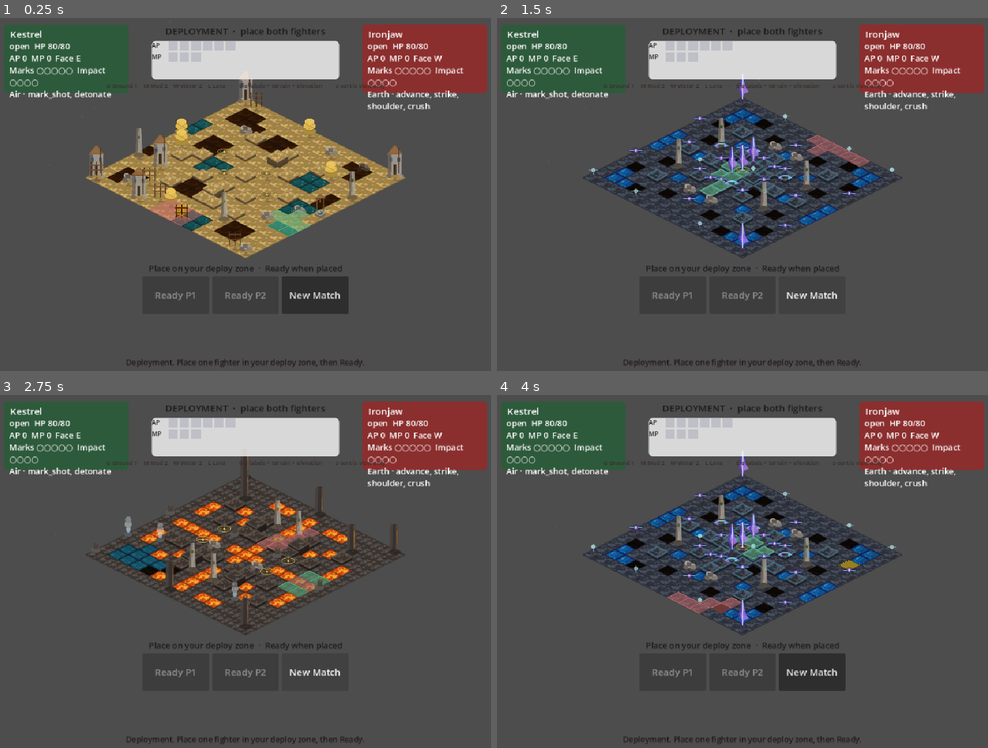
Above: before the commit, frames 1-4 (two rows, left to right).
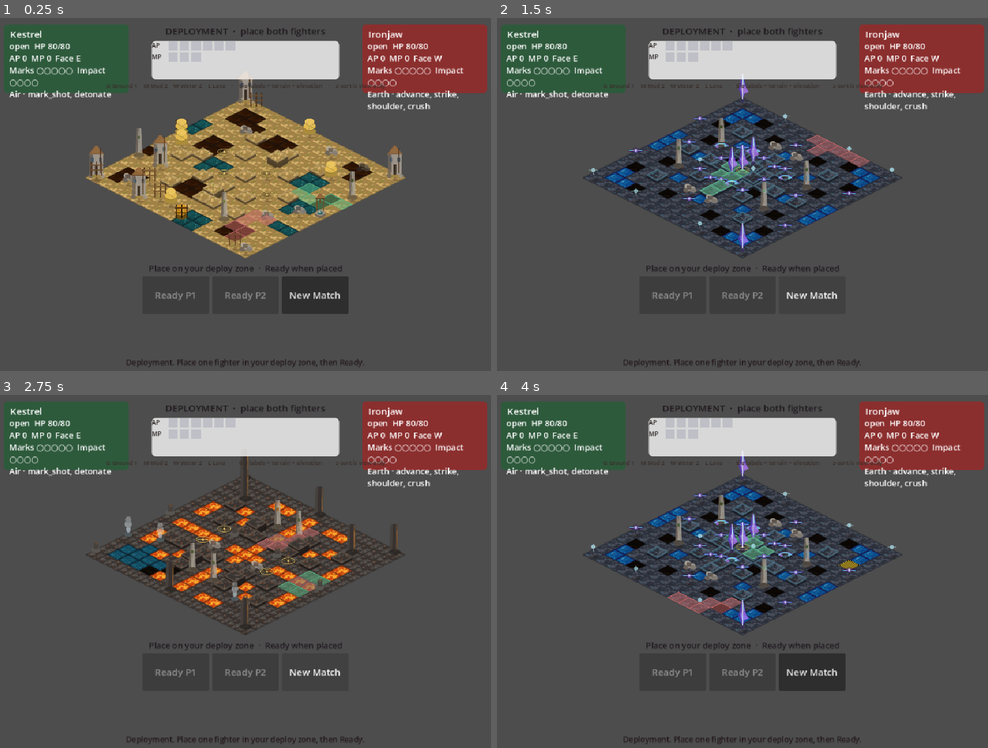
Above: after the commit, the same moments.

Repository: maurogp12/stasiumxii
Game: Godot game, scene res://main.tscn
Two runs of this game, one before a commit and one after it. Both use one fixed random seed, a clock stepped at 60 frames per second and the inputs below. This scene is started directly instead of the project's main scene.
Inputs (mouse positions are in pixels of both pictures, inside the frame that each line leads up to):
- Up to frame 1 (0.25 s): no input
- Up to frame 2 (1.5 s): click "New Match" at 0.5 s; click "New Match" at 1.25 s
- Up to frame 3 (2.75 s): click "New Match" at 2 s
- Up to frame 4 (4 s): tap Enter (ui_accept) at 2.75, 3.02, 3.5 s; move the mouse to (850, 564) at 2.77 s; click (850, 564) at 2.92 s; drag from (644, 603) to (717, 656) at 3.52 s

The runs differ from the first frame. In frame 1, 1.3% of the frame differs, in the area x 30-72%, y 46-64%; in frame 2, less than 0.1%; in frame 3, less than 0.1%; in frame 4, less than 0.1%.

Commit message:
[mobile] Keep board chrome under the combat read
Water and mud only dip below the painted texel, overlay fills swing by 8 points of opacity, and dust stays in the side apron under pawns. Hover rims stay a hard 1px core. No corner dimming, and hit flash plus the reject toast are untouched.

Co-authored-by: maurogp12 <maurogp12@users.noreply.github.com>

Diff:
--- a/board/board_ambient.gd
+++ b/board/board_ambient.gd
@@ -2,17 +2,18 @@
 extends Node
 
 ## View-only board chrome. CombatSim never reads this file.
-## Water/mud shimmer, highlight breathe, apron dust, and a few prop pulses.
+## Seat, facing, wind, and AP/MP stay the first read. This layer stays quieter.
 ## cell_to_local and elevation stay in BoardVisualSort.
 
-const SHIMMER_PERIOD := 2.8
-const SHIMMER_AMPLITUDE_WATER := 0.045
-const SHIMMER_AMPLITUDE_MUD := 0.028
-const SHIMMER_UV_WATER := 0.004
-const SHIMMER_UV_MUD := 0.0022
-
-const OVERLAY_ALPHA_MIN := 0.42
-const OVERLAY_ALPHA_MAX := 0.58
+const SHIMMER_PERIOD := 4.2
+const SHIMMER_AMPLITUDE_WATER := 0.03
+const SHIMMER_AMPLITUDE_MUD := 0.018
+const SHIMMER_UV_WATER := 0.0015
+const SHIMMER_UV_MUD := 0.001
+
+## Centered on the 0.5 fill. The full swing is 8 points of opacity, not more.
+const OVERLAY_ALPHA_MIN := 0.46
+const OVERLAY_ALPHA_MAX := 0.54
 const OVERLAY_PERIOD := 1.5
 
 const CRISP_OUTLINE_PX := 2.0
@@ -22,16 +23,24 @@
 ## Tree order breaks same-z ties, so the overlap does not flicker.
 const SEAM_BLEED_PX := 1.0
 
-const MOTE_AMOUNT := 10
-const MOTE_LIFETIME := 8.0
-## Above ship-map pawns (tile z + unit bias) and under Shade (640) and numbers (900).
-const MOTE_Z := 400
-const APRON_PX := 48.0
-const MOTE_ALPHA := 0.22
+## Two side strips, three specks each. They never cover the diamond.
+const MOTE_PER_STRIP := 3
+const MOTE_AMOUNT := 6
+const MOTE_LIFETIME := 7.0
+## Under every tile and pawn, so a stray speck cannot cover a silhouette or a floater.
+const MOTE_Z := -4
+const APRON_PX := 40.0
+const APRON_BAND := 16.0
+## Pull the strips in from the north and south tips, clear of the top bar and the bottom toast.
+const APRON_V_INSET := 64.0
+const MOTE_SPREAD_DEG := 6.0
+const MOTE_SPEED_MAX := 3.0
+const MOTE_ALPHA := 0.14
 
 const PROP_PERIOD := 1.7
 const PROP_SCALE_AMP := 0.02
-const PROP_GAIN_AMP := 0.035
+## Dim only. A crest above the paint reads as a glint.
+const PROP_GAIN_AMP := 0.02
 
 const AMBIENT_PROPS: Array[String] = ["waterfall", "steam_vent", "spark", "crystal"]
 
@@ -41,7 +50,7 @@
 static var _mote_tex: Texture2D
 
 var _board: Node
-var _motes: CPUParticles2D
+var _strips: Array[CPUParticles2D] = []
 var _time: float = 0.0
 var _reduced: bool = false
 
@@ -78,9 +87,11 @@
 	return SHIMMER_UV_WATER
 
 
+## Crest is 1.0 (the painted texel). The trough is 1.0 - amplitude. Never brighter.
 static func shimmer_gain(time_sec: float, phase: float, terrain: String) -> float:
 	var amp := shimmer_amplitude(terrain)
-	return 1.0 + sin(TAU * time_sec / SHIMMER_PERIOD + phase) * amp
+	var wave := sin(TAU * time_sec / SHIMMER_PERIOD + phase)
+	return 1.0 - amp * (0.5 - 0.5 * wave)
 
 
 static func overlay_breathes(kind: String, selected: bool) -> bool:
@@ -101,8 +112,36 @@
 	return 1.0 + sin(TAU * time_sec / PROP_PERIOD + phase) * PROP_SCALE_AMP
 
 
+## Crest is the painted prop. The pulse only dips, so it cannot flash.
 static func prop_gain(time_sec: float, phase: float) -> float:
-	return 1.0 + sin(TAU * time_sec / PROP_PERIOD + phase) * PROP_GAIN_AMP
+	var wave := sin(TAU * time_sec / PROP_PERIOD + phase)
+	return 1.0 - PROP_GAIN_AMP * (0.5 - 0.5 * wave)
+
+
+static func diamond_bounds(size: int) -> Rect2:
+	var n := maxi(size, 1)
+	var half_w := 32.0
+	var half_h := 16.0
+	var min_x := float(0 - (n - 1)) * 32.0 - half_w
+	var max_x := float(n - 1) * 32.0 + half_w
+	var min_y := -half_h
+	var max_y := float((n - 1) + (n - 1)) * 16.0 + half_h
+	return Rect2(min_x, min_y, max_x - min_x, max_y - min_y)
+
+
+## True when a side strip sits fully outside the diamond and short of its north/south tips.
+static func strip_clears_playfield(center: Vector2, extents: Vector2, bounds: Rect2, outward_x: float) -> bool:
+	var rect := Rect2(center - extents, extents * 2.0)
+	if outward_x < 0.0:
+		if rect.end.x > bounds.position.x:
+			return false
+	elif rect.position.x < bounds.end.x:
+		return false
+	if rect.position.y <= bounds.position.y:
+		return false
+	if rect.end.y >= bounds.end.y:
+		return false
+	return true
 
 
 static func shimmer_shader() -> Shader:
@@ -137,20 +176,20 @@
 
 func fit_to_size(size: int) -> void:
 	_reduced = motion_reduced()
-	var n := maxi(size, 1)
-	var half_w := 32.0
-	var half_h := 16.0
-	var min_x := float(0 - (n - 1)) * 32.0 - half_w
-	var max_x := float(n - 1) * 32.0 + half_w
-	var min_y := -half_h
-	var max_y := float((n - 1) + (n - 1)) * 16.0 + half_h
-	var center := Vector2((min_x + max_x) * 0.5, (min_y + max_y) * 0.5)
 	_ensure_motes()
-	_motes.position = center
-	_motes.emission_rect_extents = Vector2(
-		(max_x - min_x) * 0.5 + APRON_PX,
-		(max_y - min_y) * 0.5 + APRON_PX
-	)
+	var bounds := diamond_bounds(size)
+	var gap := (APRON_PX - APRON_BAND) * 0.5
+	var half_band := APRON_BAND * 0.5
+	var y_half := maxf(bounds.size.y * 0.5 - APRON_V_INSET, 8.0)
+	var mid := bounds.get_center()
+	var left := _strips[0]
+	left.position = Vector2(bounds.position.x - gap - half_band, mid.y)
+	left.emission_rect_extents = Vector2(half_band, y_half)
+	left.direction = Vector2(-1, 0)
+	var right := _strips[1]
+	right.position = Vector2(bounds.end.x + gap + half_band, mid.y)
+	right.emission_rect_extents = Vector2(half_band, y_half)
+	right.direction = Vector2(1, 0)
 	_sync_mote_emission(_reduced)
 
 
@@ -170,34 +209,44 @@
 
 
 func _ensure_motes() -> void:
-	if _motes != null and is_instance_valid(_motes):
-		return
-	_motes = CPUParticles2D.new()
-	_motes.name = "Motes"
-	_motes.z_as_relative = false
-	_motes.z_index = MOTE_Z
-	_motes.amount = MOTE_AMOUNT
-	_motes.lifetime = MOTE_LIFETIME
-	_motes.preprocess = MOTE_LIFETIME
-	_motes.one_shot = false
-	_motes.explosiveness = 0.0
-	_motes.randomness = 0.4
-	_motes.emission_shape = CPUParticles2D.EMISSION_SHAPE_RECTANGLE
-	_motes.emission_rect_extents = Vector2(480, 280)
-	_motes.direction = Vector2(0.2, -1.0)
-	_motes.spread = 40.0
-	_motes.gravity = Vector2(1.5, -3.0)
-	_motes.initial_velocity_min = 3.0
-	_motes.initial_velocity_max = 8.0
-	_motes.scale_amount_min = 1.2
-	_motes.scale_amount_max = 2.2
-	_motes.local_coords = true
-	_motes.texture = mote_texture()
-	_motes.texture_filter = CanvasItem.TEXTURE_FILTER_LINEAR
-	_motes.color = Color(0.97, 0.93, 0.86, 1.0)
-	_motes.color_ramp = _mote_ramp()
-	_motes.emitting = false
-	add_child(_motes)
+	if _strips.size() == 2 and is_instance_valid(_strips[0]):
+		return
+	_strips.clear()
+	var root := Node2D.new()
+	root.name = "Motes"
+	add_child(root)
+	_strips.append(_make_strip(root, "Left"))
+	_strips.append(_make_strip(root, "Right"))
+
+
+func _make_strip(parent: Node, strip_name: String) -> CPUParticles2D:
+	var motes := CPUParticles2D.new()
+	motes.name = strip_name
+	motes.z_as_relative = false
+	motes.z_index = MOTE_Z
+	motes.amount = MOTE_PER_STRIP
+	motes.lifetime = MOTE_LIFETIME
+	motes.preprocess = MOTE_LIFETIME
+	motes.one_shot = false
+	motes.explosiveness = 0.0
+	motes.randomness = 0.25
+	motes.emission_shape = CPUParticles2D.EMISSION_SHAPE_RECTANGLE
+	motes.emission_rect_extents = Vector2(8, 24)
+	motes.direction = Vector2(-1, 0)
+	motes.spread = MOTE_SPREAD_DEG
+	motes.gravity = Vector2.ZERO
+	motes.initial_velocity_min = 1.0
+	motes.initial_velocity_max = MOTE_SPEED_MAX
+	motes.scale_amount_min = 1.0
+	motes.scale_amount_max = 1.6
+	motes.local_coords = true
+	motes.texture = mote_texture()
+	motes.texture_filter = CanvasItem.TEXTURE_FILTER_LINEAR
+	motes.color = Color(0.86, 0.82, 0.74, 1.0)
+	motes.color_ramp = _mote_ramp()
+	motes.emitting = false
+	parent.add_child(motes)
+	return motes
 
 
 func _mote_ramp() -> Gradient:
@@ -211,13 +260,14 @@
 
 func _sync_mote_emission(reduced: bool) -> void:
 	_ensure_motes()
-	if reduced:
-		_motes.emitting = false
-		return
-	if _motes.emitting:
-		return
-	_motes.emitting = true
-	_motes.restart()
+	for motes in _strips:
+		if reduced:
+			motes.emitting = false
+			continue
+		if motes.emitting:
+			continue
+		motes.emitting = true
+		motes.restart()
 
 
 func _tick_tiles(time_sec: float) -> void:
--- a/board/board_shimmer.gdshader
+++ b/board/board_shimmer.gdshader
@@ -1,19 +1,19 @@
 shader_type canvas_item;
 
-// Slow brightness + sub-pixel UV drift for water and mud floors.
-// Amplitude stays small so the diamond stays readable.
+// Slow mid-value drift for water and mud. The crest is the painted texel.
+// Nothing is added on top, so the floor cannot throw a hit-flash highlight.
 
-uniform float amplitude : hint_range(0.0, 0.12) = 0.045;
-uniform float uv_amp : hint_range(0.0, 0.02) = 0.004;
-uniform float speed : hint_range(0.2, 4.0) = 2.24;
+uniform float amplitude : hint_range(0.0, 0.08) = 0.03;
+uniform float uv_amp : hint_range(0.0, 0.02) = 0.0015;
+uniform float speed : hint_range(0.2, 4.0) = 1.5;
 uniform float phase = 0.0;
 
 void fragment() {
 	float t = TIME * speed + phase;
-	vec2 uv = UV;
-	uv.x += sin(t + UV.y * 10.0) * uv_amp;
-	uv.y += cos(t * 0.8 + UV.x * 8.0) * (uv_amp * 0.65);
+	vec2 uv = UV + vec2(sin(t), cos(t * 0.85)) * uv_amp;
 	vec4 tex = texture(TEXTURE, uv);
-	tex.rgb *= 1.0 + sin(t) * amplitude;
+	float wave = sin(t);
+	float k = 1.0 - amplitude * (0.5 - 0.5 * wave);
+	tex.rgb *= k;
 	COLOR = tex * COLOR;
 }
--- a/board/tile.gd
+++ b/board/tile.gd
@@ -244,12 +244,12 @@
 func _paint_crisp_outline(canvas: CanvasItem, points: PackedVector2Array, color: Color) -> void:
 	var outline := PackedVector2Array(points)
 	outline.append(points[0])
-	var rim := Color(0.06, 0.04, 0.03, 0.88)
-	var line := Color(1.0, 0.97, 0.86, 0.96)
+	var rim := Color(0.05, 0.03, 0.02, 0.95)
+	var line := Color(1.0, 0.98, 0.9, 1.0)
 	if color.a > 0.0:
-		line = Color(color.r, color.g, color.b, 0.98)
+		line = Color(color.r, color.g, color.b, 1.0)
 	canvas.draw_polyline(outline, rim, AMBIENT.CRISP_OUTLINE_PX, true)
-	canvas.draw_polyline(outline, line, AMBIENT.CRISP_INNER_PX, true)
+	canvas.draw_polyline(outline, line, AMBIENT.CRISP_INNER_PX, false)
 
 
 func _apply_overlay_breathe(time_sec: float) -> void:
--- a/tests/run_board_ambient_tests.gd
+++ b/tests/run_board_ambient_tests.gd
@@ -31,18 +31,24 @@
 
 func _test_tunables_stay_in_range() -> void:
 	eq(AMBIENT.OVERLAY_PERIOD >= 1.2 and AMBIENT.OVERLAY_PERIOD <= 1.8, true, "overlay breathe period is 1.2–1.8s")
-	near(AMBIENT.OVERLAY_ALPHA_MIN, 0.42, "overlay breathe floor")
-	near(AMBIENT.OVERLAY_ALPHA_MAX, 0.58, "overlay breathe ceiling")
+	near(AMBIENT.OVERLAY_ALPHA_MIN, 0.46, "overlay breathe floor")
+	near(AMBIENT.OVERLAY_ALPHA_MAX, 0.54, "overlay breathe ceiling")
+	eq(AMBIENT.OVERLAY_ALPHA_MAX - AMBIENT.OVERLAY_ALPHA_MIN <= 0.081, true, "opacity swing stays within about 8%")
+	eq(AMBIENT.OVERLAY_ALPHA_MIN >= 0.45, true, "a legal wash stays clearly filled")
 	eq(AMBIENT.CRISP_OUTLINE_PX >= 1.0 and AMBIENT.CRISP_OUTLINE_PX <= 2.0, true, "selected rim is 1–2 px")
 	eq(AMBIENT.CRISP_INNER_PX >= 1.0 and AMBIENT.CRISP_INNER_PX <= 2.0, true, "selected core is 1–2 px")
 	eq(AMBIENT.SEAM_BLEED_PX > 0.0 and AMBIENT.SEAM_BLEED_PX <= 1.5, true, "seam overlap stays a hairline")
-	eq(AMBIENT.MOTE_AMOUNT <= 12, true, "mote count stays phone-small")
+	eq(AMBIENT.MOTE_AMOUNT <= 8, true, "mote count stays sparse")
 	eq(AMBIENT.MOTE_AMOUNT >= 4, true, "motes are visible")
 	eq(AMBIENT.MOTE_LIFETIME >= 6.0, true, "motes live long enough to read as dust")
-	eq(AMBIENT.MOTE_Z > 300 and AMBIENT.MOTE_Z < 640, true, "motes sit above pawns and under Shade")
-	near(AMBIENT.MOTE_ALPHA, 0.22, "mote alpha stays faint")
+	eq(AMBIENT.MOTE_Z < 0, true, "motes sort under tiles and pawns")
+	near(AMBIENT.MOTE_ALPHA, 0.14, "mote alpha stays faint")
+	eq(AMBIENT.SHIMMER_PERIOD >= 3.5, true, "water pulse is slower than a hit flash")
 	eq(AMBIENT.SHIMMER_AMPLITUDE_MUD < AMBIENT.SHIMMER_AMPLITUDE_WATER, true, "mud shimmer is the quieter of the two")
-	eq(AMBIENT.SHIMMER_AMPLITUDE_WATER <= 0.06, true, "water shimmer is not a disco pulse")
+	eq(AMBIENT.SHIMMER_AMPLITUDE_WATER <= 0.04, true, "water shimmer stays a low mid-value drift")
+	var prop_crest := AMBIENT.prop_gain(AMBIENT.PROP_PERIOD * 0.25, 0.0)
+	near(prop_crest, 1.0, "prop pulse crests at the painted value")
+	eq(AMBIENT.prop_gain(AMBIENT.PROP_PERIOD * 0.75, 0.0) < 1.0, true, "prop pulse only dips")
 	eq(AMBIENT.prop_is_ambient("waterfall"), true, "waterfall can idle-breathe")
 	eq(AMBIENT.prop_is_ambient("steam_vent"), true, "steam vent can idle-breathe")
 	eq(AMBIENT.prop_is_ambient("spark"), true, "spark can idle-breathe")
@@ -61,6 +67,8 @@
 	var src := FileAccess.get_file_as_string("res://board/board_shimmer.gdshader")
 	truthy(src.contains("shader_type canvas_item"), "shimmer is a canvas_item shader")
 	truthy(src.contains("uv"), "shimmer moves UVs")
+	truthy(src.contains("1.0 - amplitude"), "shimmer never adds light above the texel")
+	eq(src.contains("1.0 + sin"), false, "shimmer has no specular add")
 	var lo := 2.0
 	var hi := 0.0
 	for step in 32:
@@ -69,7 +77,8 @@
 		lo = minf(lo, gain)
 		hi = maxf(hi, gain)
 	near(lo, 1.0 - AMBIENT.SHIMMER_AMPLITUDE_WATER, "water gain trough")
-	near(hi, 1.0 + AMBIENT.SHIMMER_AMPLITUDE_WATER, "water gain crest")
+	near(hi, 1.0, "water gain crests at the painted mid value")
+	eq(hi <= 1.001, true, "water never brightens past the texture")
 
 
 func _test_overlay_breathe_is_a_slow_sine() -> void:
@@ -87,6 +96,7 @@
 	near(trough, AMBIENT.OVERLAY_ALPHA_MIN, "sine trough is the breathe floor")
 	var mid := AMBIENT.overlay_fill_alpha(0.0, 0.0)
 	near(mid, BoardTile.HIGHLIGHT_FILL_ALPHA, "breathe is centered on the fill alpha")
+	eq(crest - trough <= 0.081, true, "the sine swing stays within about 8% opacity")
 
 
 func _test_tile_filter_seam_and_shimmer() -> void:
@@ -188,26 +198,35 @@
 func _test_motes_stay_sparse() -> void:
 	var ambient := AMBIENT.new() as BoardAmbient
 	get_root().add_child(ambient)
-	ambient.fit_to_size(8)
-	var motes := ambient.get_node("Motes") as CPUParticles2D
-	truthy(motes != null, "ambient layer owns one particle node")
-	eq(motes.amount, AMBIENT.MOTE_AMOUNT, "emitter uses the mote budget")
-	eq(motes.one_shot, false, "dust loops")
-	eq(motes.emitting, true, "dust is on while motion is allowed")
-	eq(motes.lifetime, AMBIENT.MOTE_LIFETIME, "dust lifetime matches the tunable")
-	eq(motes.z_index, AMBIENT.MOTE_Z, "dust sorts above the board")
-	eq(motes.z_as_relative, false, "dust z is absolute so it clears tile z")
-	eq(motes.texture_filter, CanvasItem.TEXTURE_FILTER_LINEAR, "dust softens with linear samples")
-	eq(motes.emission_shape, CPUParticles2D.EMISSION_SHAPE_RECTANGLE, "dust covers a rectangle apron")
-	eq(motes.emission_rect_extents.x > 256.0, true, "the emitter includes the apron past the diamond")
-	var ramp := motes.color_ramp as Gradient
+	ambient.fit_to_size(15)
+	var left := ambient.get_node("Motes/Left") as CPUParticles2D
+	var right := ambient.get_node("Motes/Right") as CPUParticles2D
+	truthy(left != null and right != null, "dust is two apron strips")
+	eq(left.amount + right.amount, AMBIENT.MOTE_AMOUNT, "both strips share the mote budget")
+	eq(left.one_shot, false, "dust loops")
+	eq(left.emitting and right.emitting, true, "dust is on while motion is allowed")
+	eq(left.lifetime, AMBIENT.MOTE_LIFETIME, "dust lifetime matches the tunable")
+	eq(left.z_index, AMBIENT.MOTE_Z, "dust sorts under the board")
+	eq(right.z_index < VISUAL_SORT.unit_z_index(Vector2i(0, 0), 0.0), true, "dust cannot cover a pawn")
+	eq(left.z_as_relative, false, "dust z is absolute")
+	eq(left.gravity, Vector2.ZERO, "dust does not fall onto the diamond")
+	eq(left.direction.x < 0.0, true, "the left strip drifts outward")
+	eq(right.direction.x > 0.0, true, "the right strip drifts outward")
+	var bounds := AMBIENT.diamond_bounds(15)
+	eq(AMBIENT.strip_clears_playfield(left.position, left.emission_rect_extents, bounds, left.direction.x), true, "left dust stays outside the diamond")
+	eq(AMBIENT.strip_clears_playfield(right.position, right.emission_rect_extents, bounds, right.direction.x), true, "right dust stays outside the diamond")
+	var inward := AMBIENT.MOTE_SPEED_MAX * AMBIENT.MOTE_LIFETIME * sin(deg_to_rad(AMBIENT.MOTE_SPREAD_DEG))
+	var gap := (AMBIENT.APRON_PX - AMBIENT.APRON_BAND) * 0.5
+	eq(inward < gap, true, "spread cannot carry dust onto the playfield")
+	var ramp := left.color_ramp as Gradient
 	var peak := 0.0
 	for i in ramp.get_point_count():
 		peak = maxf(peak, ramp.get_color(i).a)
 	near(peak, AMBIENT.MOTE_ALPHA, "dust alpha peaks at the faint tunable")
 	MOTION.set_reduce_motion(true)
-	ambient.fit_to_size(8)
-	eq(motes.emitting, false, "reduce motion stops the dust")
+	ambient.fit_to_size(15)
+	eq(left.emitting, false, "reduce motion stops the dust")
+	eq(right.emitting, false, "reduce motion stops both strips")
 	MOTION.set_reduce_motion(false)
 	ambient.free()
 
@@ -227,6 +246,12 @@
 	truthy(sort.contains("float(cell.x + cell.y) * 16.0"), "cell_to_local keeps the 16 px iso step")
 	eq(VISUAL_SORT.cell_to_local(Vector2i(1, 0), 0.0), Vector2(32, 16), "flat iso formula is unchanged")
 	eq(VISUAL_SORT.cell_to_local(Vector2i(1, 0), 1.0), Vector2(32, 6), "elevation lift is still 10 px")
+	var hud := FileAccess.get_file_as_string("res://ui/hud.gd")
+	truthy(hud.contains("Color(0.92, 0.22, 0.14)"), "reject toast red is unchanged")
+	truthy(view.contains("flash_hit"), "hit flash still plays on the pawn")
+	truthy(view.contains("flash_impact"), "impact flash still plays on the caster")
+	eq(view.contains("vignette"), false, "the board does not dim the corners")
+	eq(FileAccess.get_file_as_string("res://board/board_shimmer.gdshader").contains("vignette"), false, "the floor shader does not dim corners")
 
 
 func near(actual: float, expected: float, msg: String) -> void:
